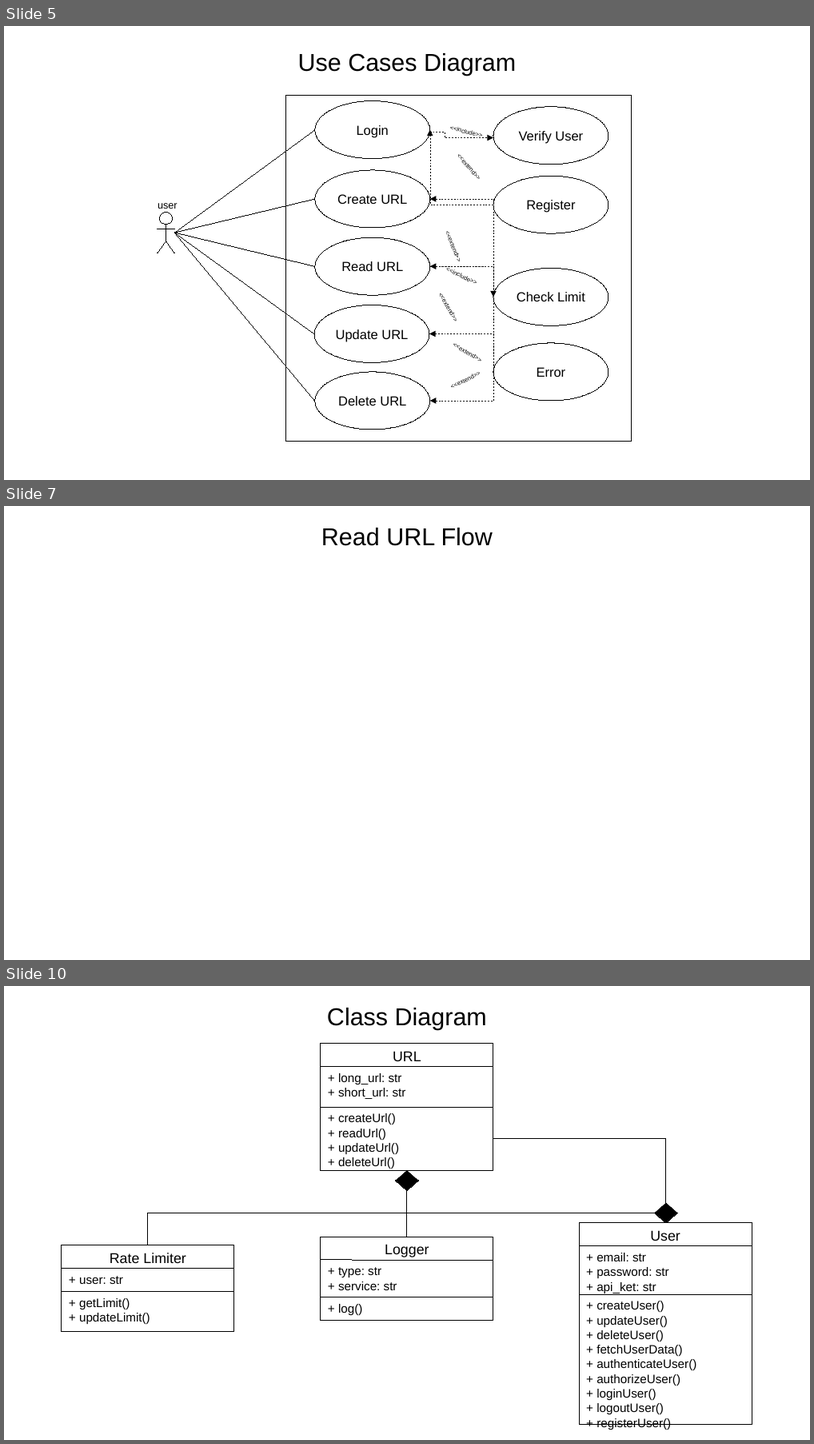
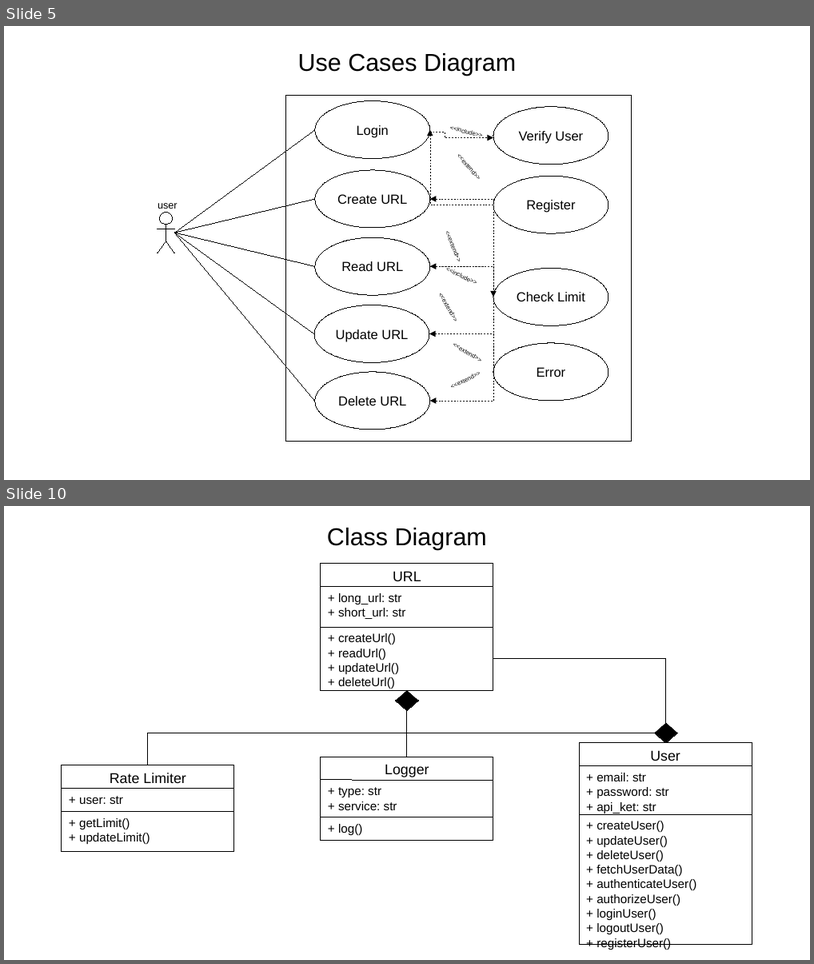
Before and after one commit to ankitpal181/Python, a slide deck: Flask/Url-Shortner/documentation/system_design.odp. Shown one above the other, each under a label of ours: slides 5, 7 and 10 before the commit, slides 5 and 10 after it; the slides between them are not shown. The pictures are 814x1444 and 814x964 pixels, drawn with LibreOffice and Linux fonts; fonts in the diff are those of the drawing. Boxes give left, top, right and bottom in pixels: in the first picture for what was removed or moved away, otherwise in the second. Text is boxed around its words. In the diff, an @@ line names an element or a change of style, - is before the commit and + after.

```diff
--- a/Flask/Url-Shortner/documentation/system_design.odp
+++ b/Flask/Url-Shortner/documentation/system_design.odp
@@ slide 7 removed at (x1=4, y1=506, x2=810, y2=960), background #FFFFFF @@
@@ text removed at (x1=322, y1=528, x2=493, y2=546) @@
-Read URL Flow
```
Also in this commit, not shown: 2 slides changed, 2 slides added, 1 other slide removed, 2 other files.
